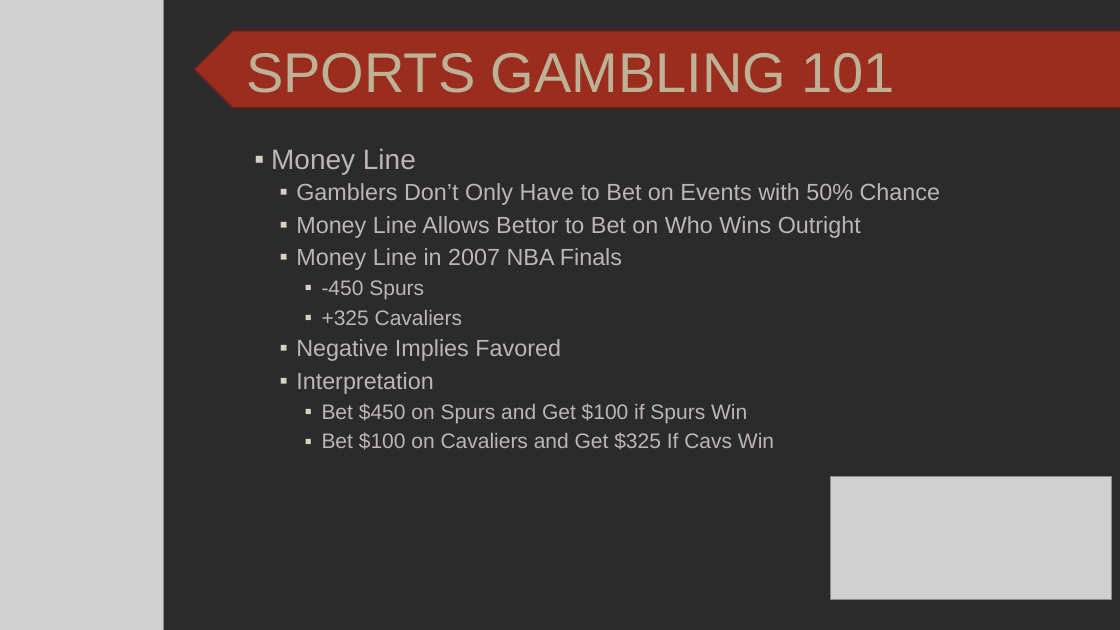
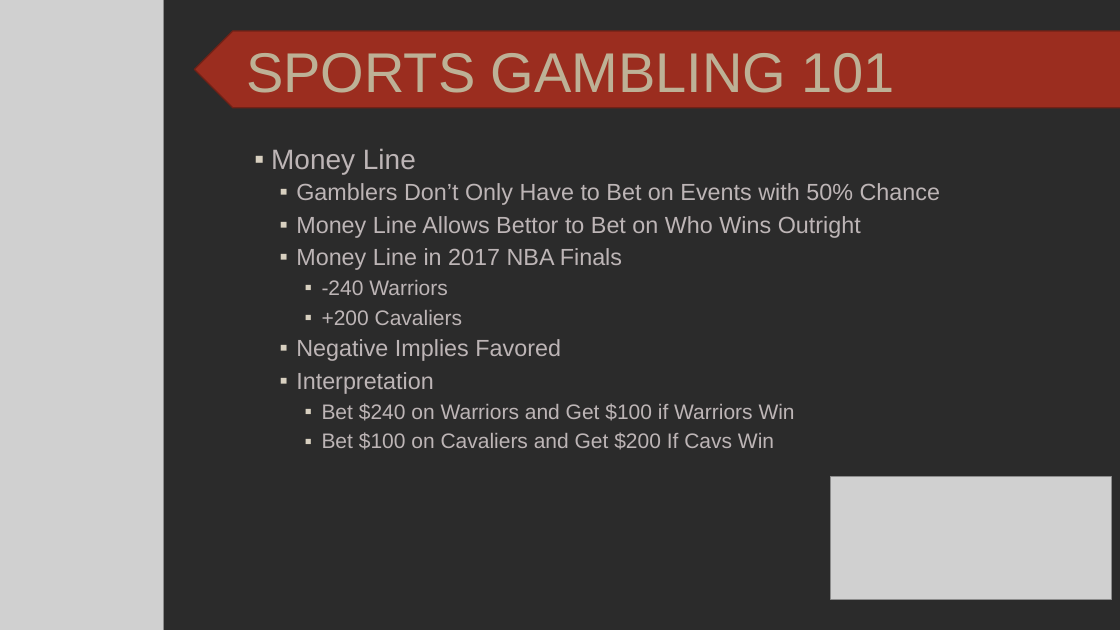
Before and after one commit to SuperMarioGiacomazzo/STOR538_WEBSITE, a slide deck: slide 8 of Slides/Gambling 1/Gambling_1_Lecture.pptx. Drawn at 1120x630 pixels with LibreOffice and Linux fonts; fonts in the diff are those of the drawing; grey boxes stand for pictures; background and template pictures are left out; a plain dark background stands for a picture behind light text. Boxes give left, top, right and bottom in pixels: in the first picture for what was removed or moved away, otherwise in the second. Text is boxed around its words. In the diff, an @@ line names an element or a change of style, - is before the commit and + after.

```diff
--- a/Slides/Gambling 1/Gambling_1_Lecture.pptx
+++ b/Slides/Gambling 1/Gambling_1_Lecture.pptx
@@ text at bbox=[296, 248, 622, 325]: text changed; size 20 to 18 pt @@
-  ▪ Money Line in 2007 NBA Finals
-    ▪ -450 Spurs
-    ▪ +325 Cavaliers
+  ▪ Money Line in 2017 NBA Finals
+    ▪ -240 Warriors
+    ▪ +200 Cavaliers
@@ text at bbox=[322, 403, 795, 450]: text changed @@
-    ▪ Bet $450 on Spurs and Get $100 if Spurs Win
-    ▪ Bet $100 on Cavaliers and Get $325 If Cavs Win
+    ▪ Bet $240 on Warriors and Get $100 if Warriors Win
+    ▪ Bet $100 on Cavaliers and Get $200 If Cavs Win
```
Also in this commit, not shown: 6 other slides changed, 1 slide added, 4 slides removed, 3 other files.
